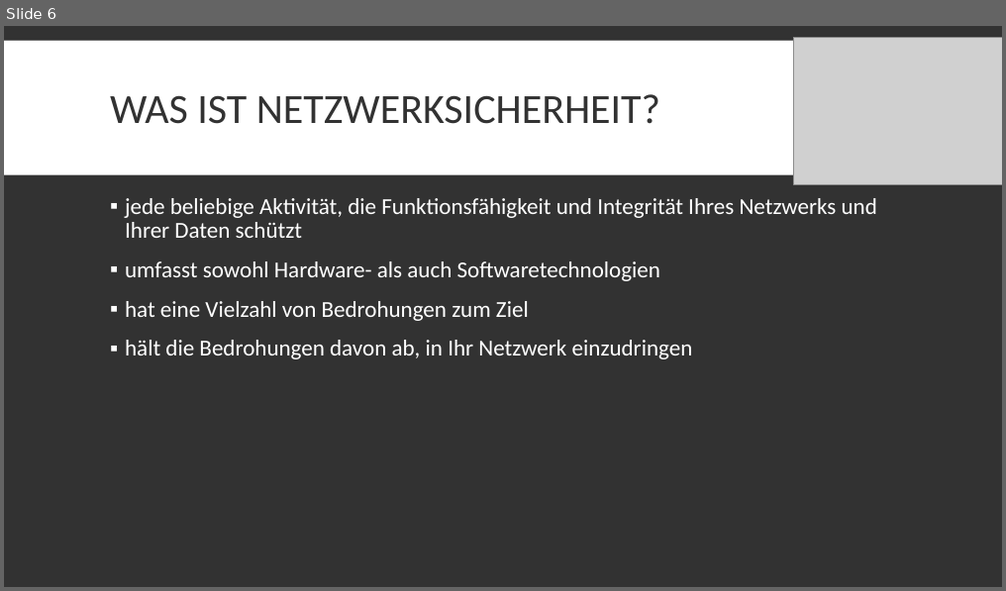
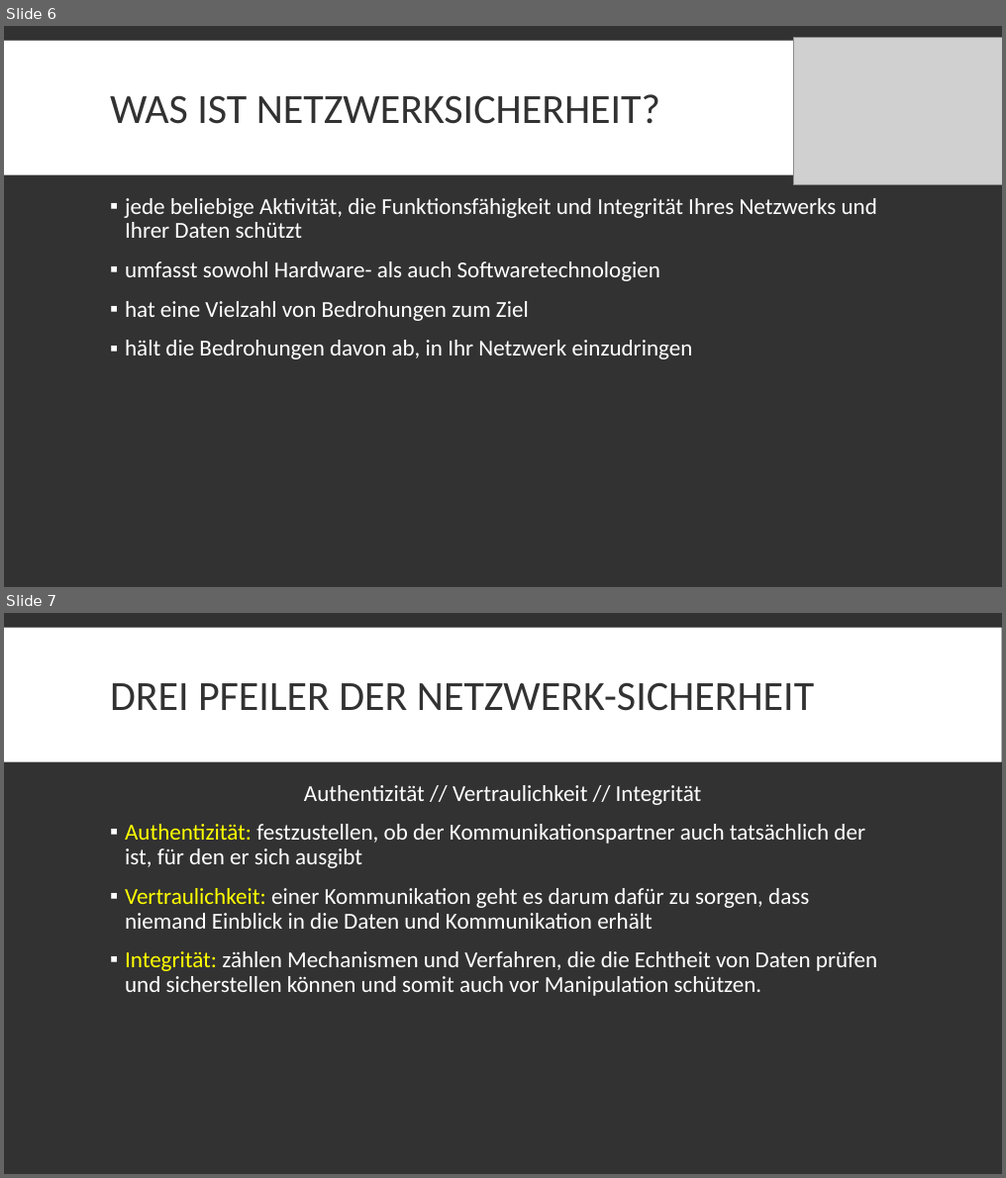
Before and after one commit to DerM0narch/TA_ITECH, a slide deck: Datenschutz_Netzwerksicherheit.pptx. Shown one above the other, each under a label of ours: slide 6 before the commit, slides 6 and 7 after it. The pictures are 1006x591 and 1006x1178 pixels, drawn with LibreOffice and Linux fonts; fonts in the diff are those of the drawing; grey boxes stand for pictures. Boxes give left, top, right and bottom in pixels: in the first picture for what was removed or moved away, otherwise in the second. Text is boxed around its words. In the diff, an @@ line names an element or a change of style, - is before the commit and + after.

```diff
--- a/Datenschutz_Netzwerksicherheit.pptx
+++ b/Datenschutz_Netzwerksicherheit.pptx
@@ slide 7 added at bbox=[4, 613, 1002, 1174], background #323232; not listed: 1 template element that a slide beside it also shows @@
@@ title added at bbox=[110, 682, 814, 711], 40 pt, text #323232 @@
+DREI PFEILER DER NETZWERK-SICHERHEIT
@@ text added at bbox=[125, 785, 877, 996], 22 pt, text #FFFFFF @@
+Authentizität // Vertraulichkeit // Integrität
+▪ Authentizität: festzustellen, ob der Kommunikationspartner auch tatsächlich der ist, für den er sich ausgibt
+▪ Vertraulichkeit: einer Kommunikation geht es darum dafür zu sorgen, dass niemand Einblick in die Daten und Kommunikation erhält
+▪ Integrität: zählen Mechanismen und Verfahren, die die Echtheit von Daten prüfen und sicherstellen können und somit auch vor Manipulation schützen.
```
Also in this commit, not shown: 2 slides changed, 1 other slide added.
